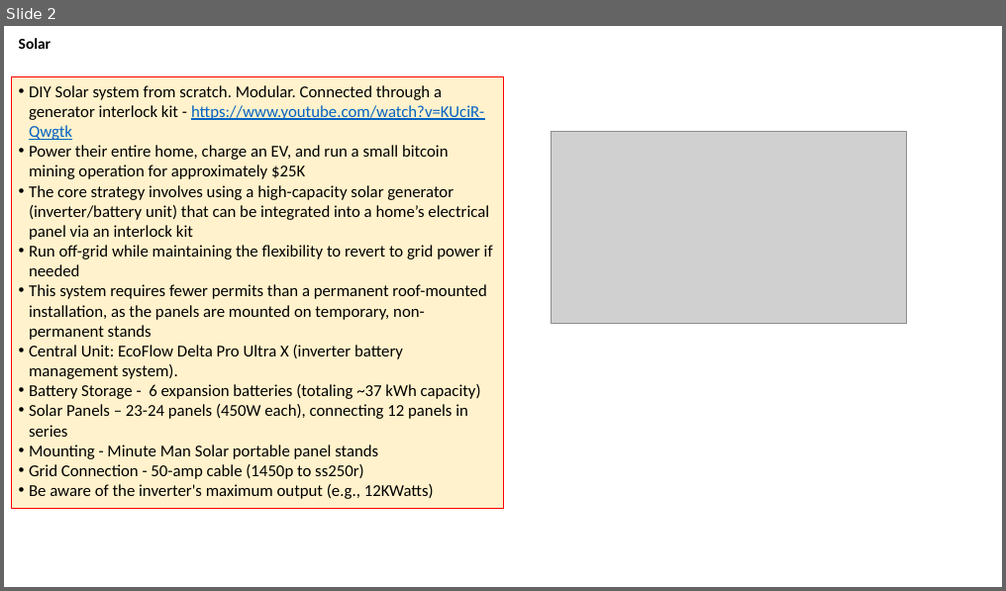
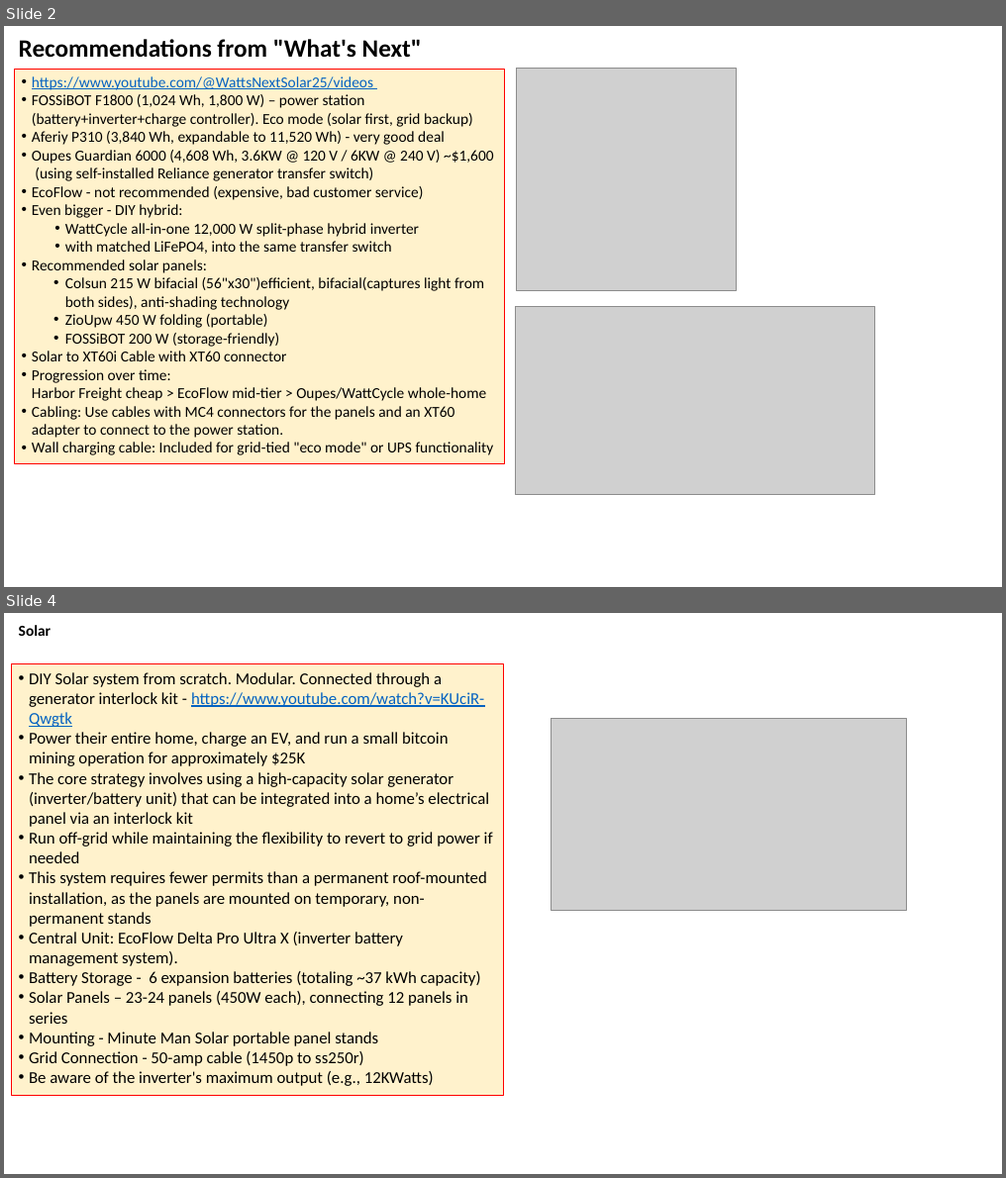
Before and after one commit to lselector/misc_farm, a slide deck: solar.pptx. Shown one above the other, each under a label of ours: slide 2 before the commit, slides 2 and 4 after it; the slides between them are not shown. The pictures are 1006x591 and 1006x1178 pixels, drawn with LibreOffice and Linux fonts; fonts in the diff are those of the drawing; grey boxes stand for pictures. Boxes give left, top, right and bottom in pixels: in the first picture for what was removed or moved away, otherwise in the second. Text is boxed around its words. In the diff, an @@ line names an element or a change of style, - is before the commit and + after.

```diff
--- a/solar.pptx
+++ b/solar.pptx
@@ slide 2 added at [4,26,1002,587], background #FFFFFF @@
@@ text added at [19,39,422,58], 18 pt, text #000000, bold @@
+Recommendations from "What's Next"
@@ rectangle added at [14,69,504,465], fill #FFF2CC, outline #FF0000 0.56 pt, 11 pt, text #000000 @@
+• https://www.youtube.com/@WattsNextSolar25/videos
+• FOSSiBOT F1800 (1,024 Wh, 1,800 W) – power station (battery+inverter+charge controller). Eco mode (solar first, grid backup)
+• Aferiy P310 (3,840 Wh, expandable to 11,520 Wh) - very good deal
+• Oupes Guardian 6000 (4,608 Wh, 3.6KW @ 120 V / 6KW @ 240 V) ~$1,600
+  (using self-installed Reliance generator transfer switch)
+• EcoFlow - not recommended (expensive, bad customer service)
+• Even bigger - DIY hybrid:
+• WattCycle all-in-one 12,000 W split-phase hybrid inverter
+• with matched LiFePO4, into the same transfer switch
+• Recommended solar panels:
+• Colsun 215 W bifacial (56"x30")efficient, bifacial(captures light from both sides), anti-shading technology
+• ZioUpw 450 W folding (portable)
+• FOSSiBOT 200 W (storage-friendly)
+• Solar to XT60i Cable with XT60 connector
+• Progression over time:
+  Harbor Freight cheap > EcoFlow mid-tier > Oupes/WattCycle whole-home
+• Cabling: Use cables with MC4 connectors for the panels and an XT60 adapter to connect to the power station.
+• Wall charging cable: Included for grid-tied "eco mode" or UPS functionality
@@ picture added at [517,68,736,290] @@
@@ picture added at [516,306,875,495] @@
@@ what was slide 2 is now slide 4 @@
```
Also in this commit, not shown: 3 slides changed, 4 slides removed.
